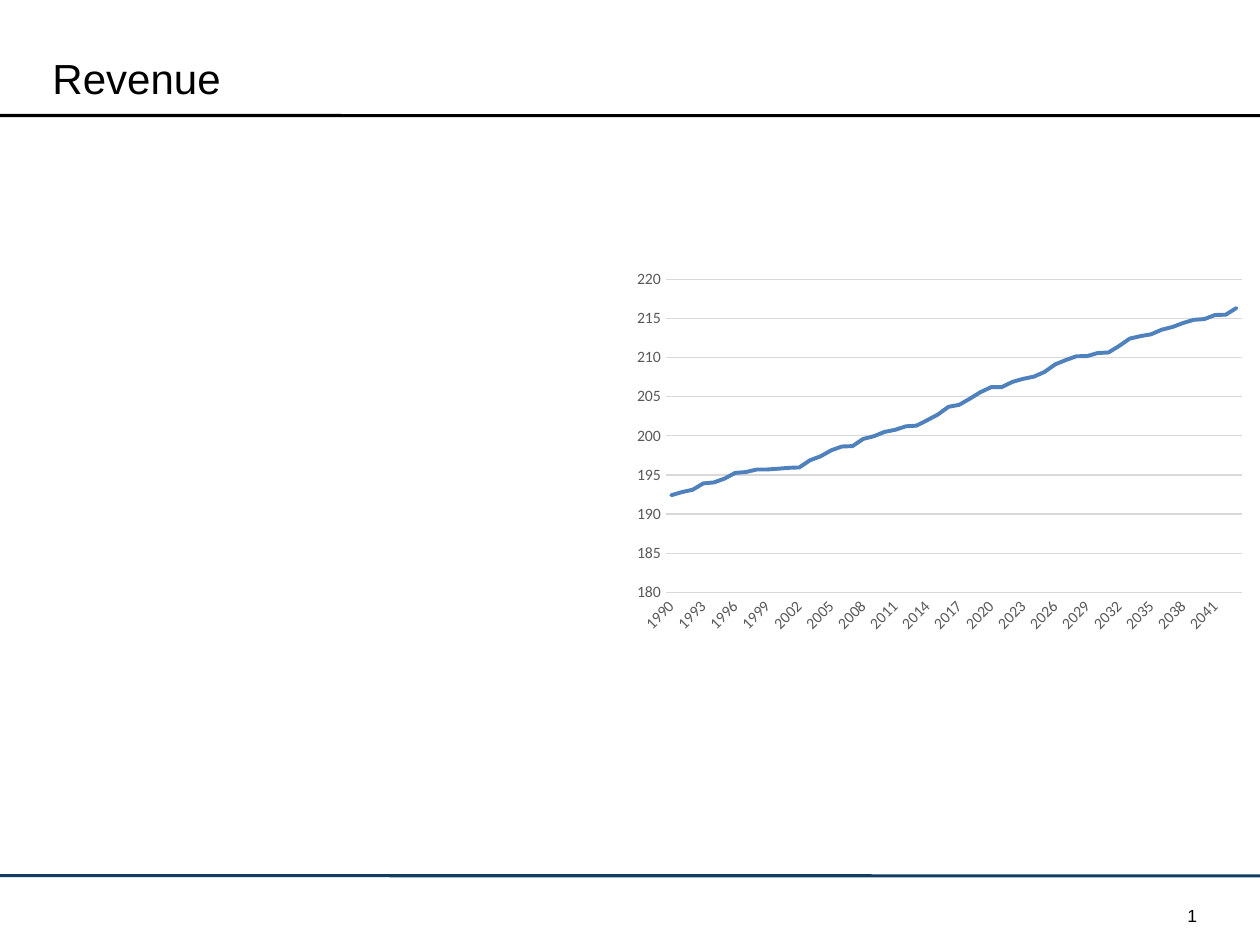
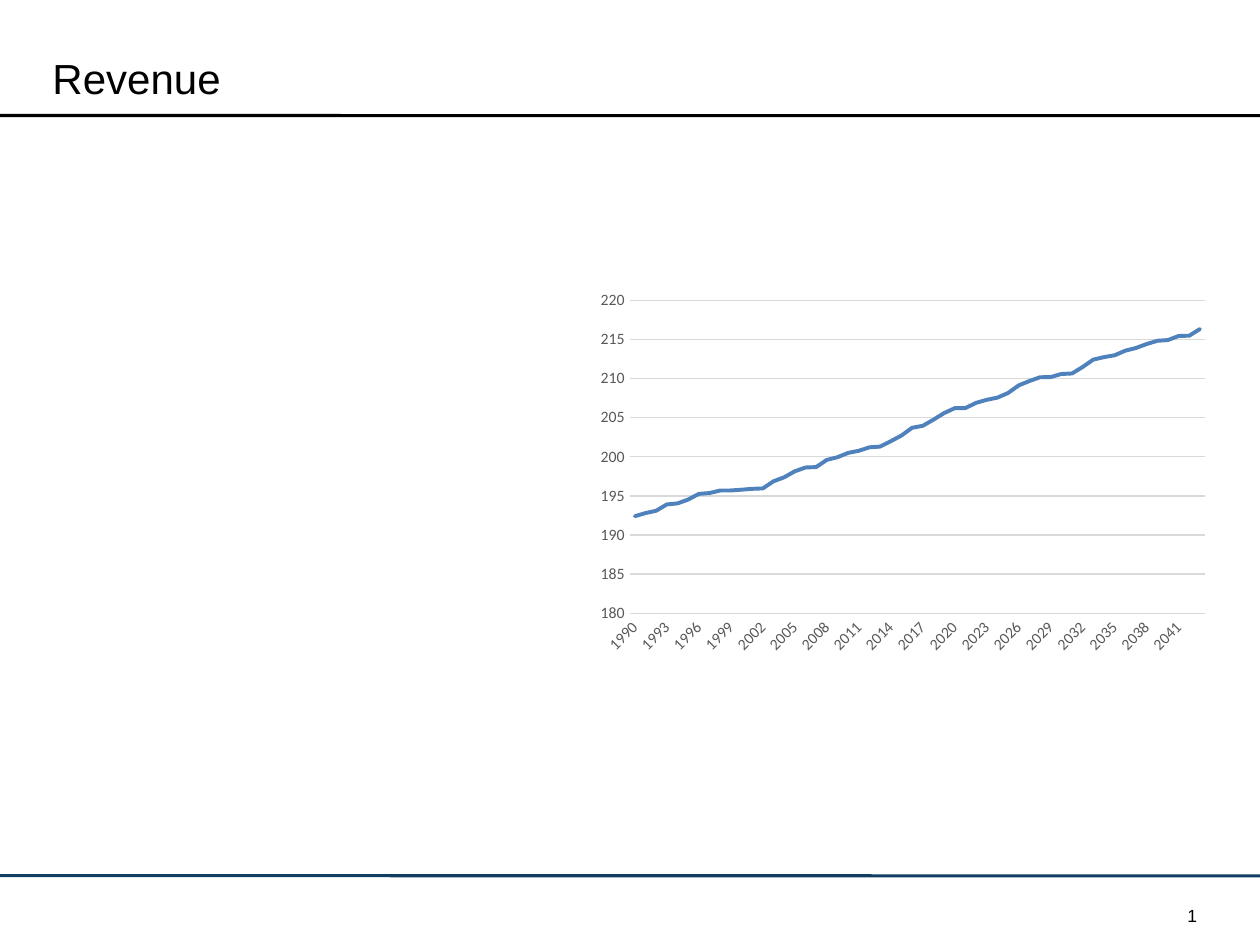
Before and after one commit to victorzhu1/usman-poc, a slide deck: slide 1 of Upwork POC/Upwork POC_Powerpoint.pptx. Drawn at 1260x945 pixels with LibreOffice and Linux fonts; fonts in the diff are those of the drawing. Boxes give left, top, right and bottom in pixels: in the first picture for what was removed or moved away, otherwise in the second. Text is boxed around its words. In the diff, an @@ line names an element or a change of style, - is before the commit and + after.

```diff
--- a/Upwork POC/Upwork POC_Powerpoint.pptx
+++ b/Upwork POC/Upwork POC_Powerpoint.pptx
@@ line chart: place and size @@
-line chart at [625, 262, 1255, 640]
+line chart at [588, 284, 1218, 662]
```
Also in this commit, not shown: 18 other files.
